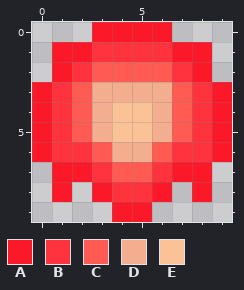
File history of a pixel-art sprite, img/shot.png. Above, as it was before the edit.
The file is 10x10 pixels.
Palette (. is transparent): A #fb1929  B #ff333d  C #ff5b53  D #f3ae8f  E #fbc197
Pixels before, first column x 0:
 0 ...AAAA...
 1 .AABBBBAA.
 2 .ABCCCCBA.
 3 ABCDDDDCBA
 4 ABCDEEDCBA
 5 ABCDEEDCBA
 6 ABBCDDCBBA
 7 .AABCCBAA.
 8 .A.ABBA.A.
 9 ....AA....
The result:
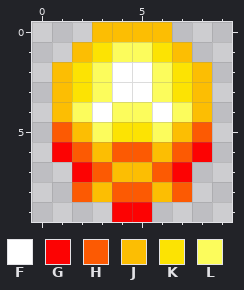
Colours new in this view: F #ffffff  G #fc0303  H #fc5a03  J #fcbe03  K #fce303  L #fcfc5c
Change:
Changed rows in their new state; - is an unchanged pixel.
first column x 0:
 0 ---JJJJ---
 1 -.JKLLKJ.-
 2 -JKLFFLKJ-
 3 .JKLFFLKJ.
 4 .JLFLLFLJ.
 5 .HJLKKLJH.
 6 .GHJHHJHG.
 7 -.GHJJHG.-
 8 -.HJHHJH.-
 9 ----GG----
